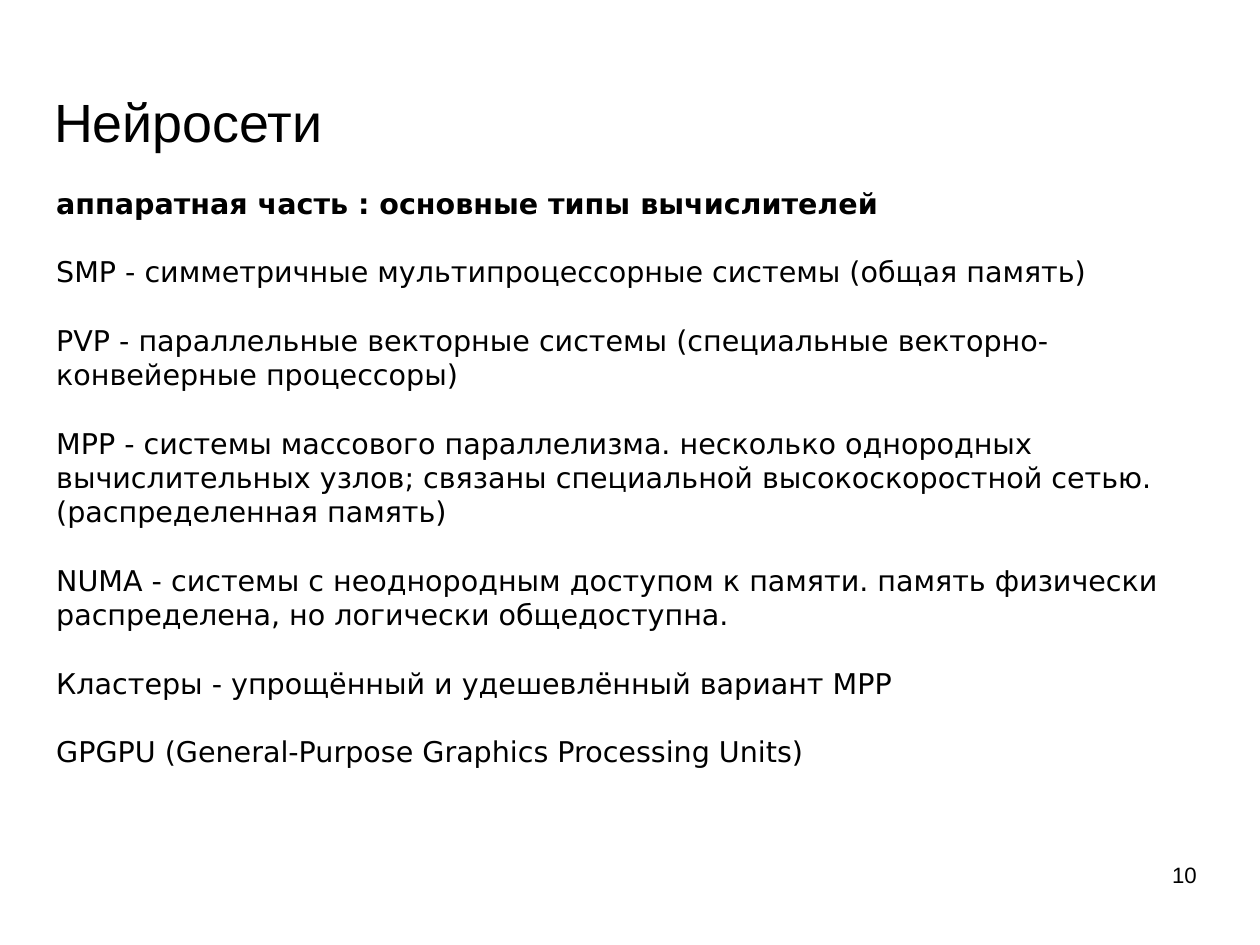
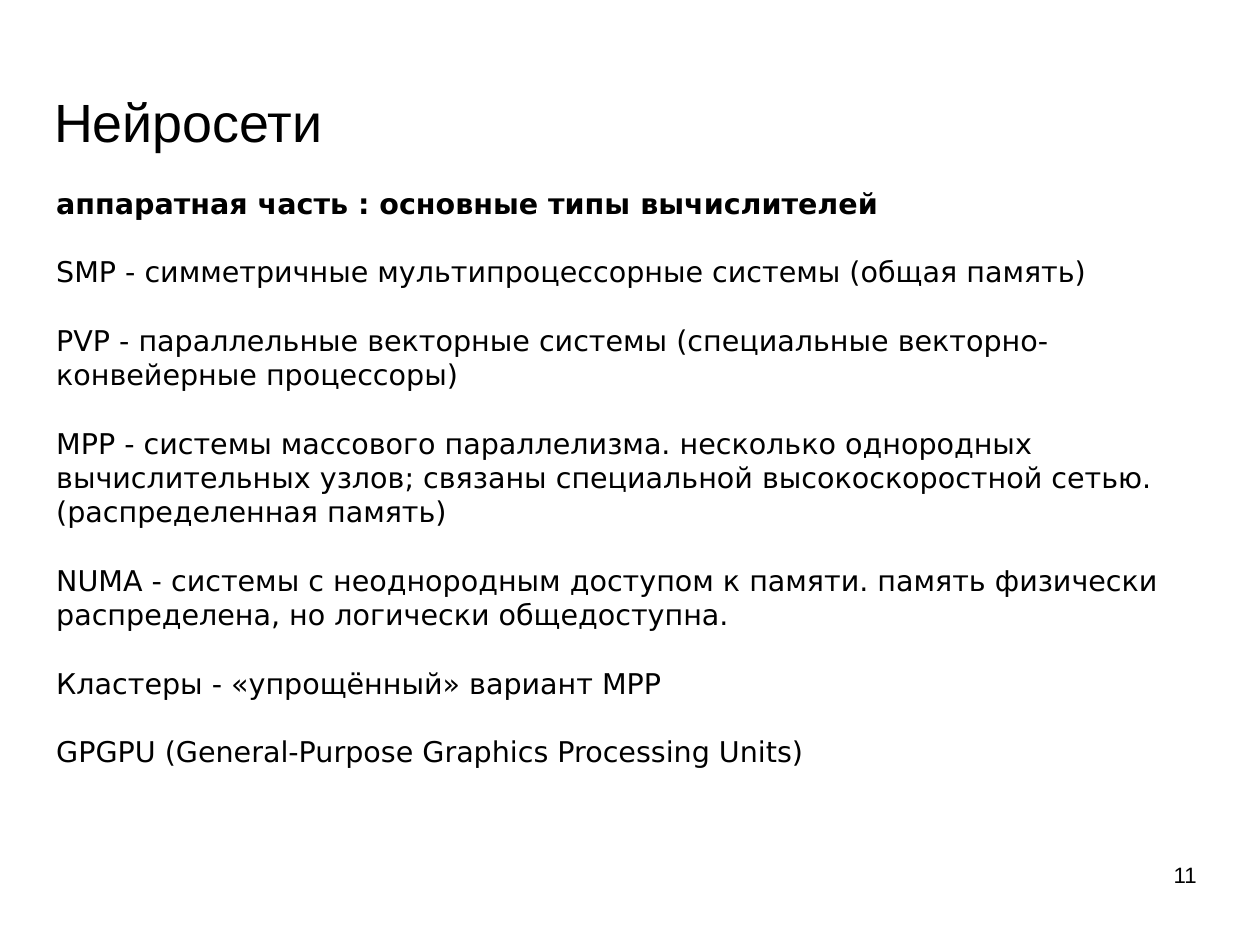
Before and after one commit to mechanoid5/ml_lectorium_legacy, a slide deck: slide 11 of 19-tech-stack-tf.odp (slide 10 before the commit). Drawn at 1260x945 pixels with LibreOffice and Linux fonts; fonts in the diff are those of the drawing; background and template pictures are left out. Boxes give left, top, right and bottom in pixels: in the first picture for what was removed or moved away, otherwise in the second. Text is boxed around its words. In the diff, an @@ line names an element or a change of style, - is before the commit and + after.

```diff
--- a/19-tech-stack-tf.odp
+++ b/19-tech-stack-tf.odp
@@ text at [56, 672, 661, 700]: text changed @@
-Кластеры - упрощённый и удешевлённый вариант MPP
+Кластеры - «упрощённый» вариант MPP
@@ page number at [1174, 867, 1197, 883]: text changed @@
-10
+11
```
Also in this commit, not shown: 9 other slides changed, 8 slides added, 2 slides removed.
